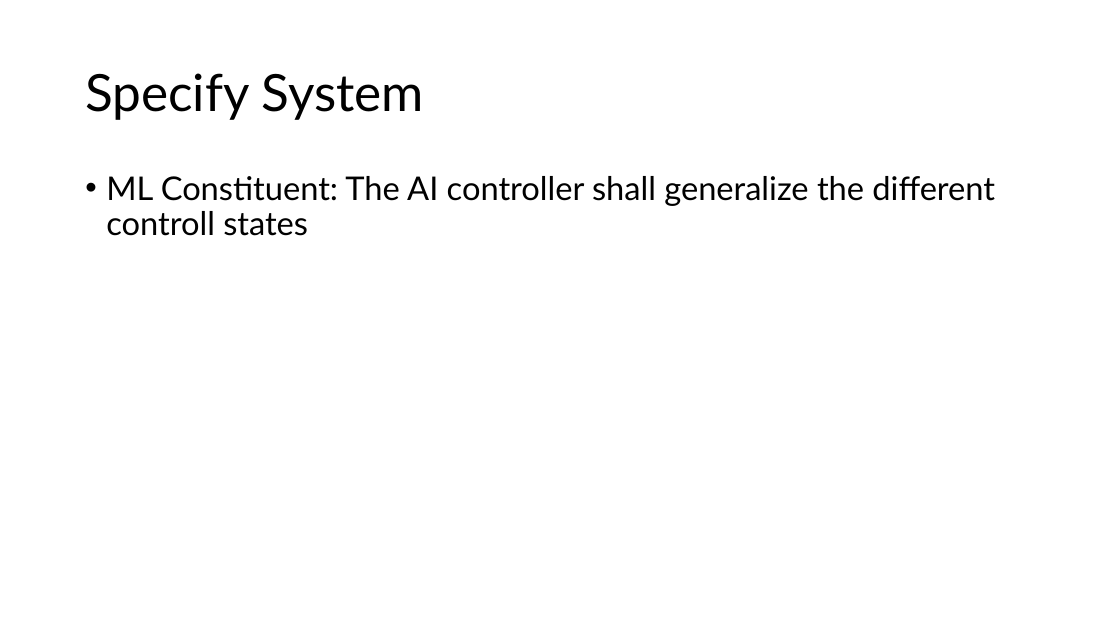
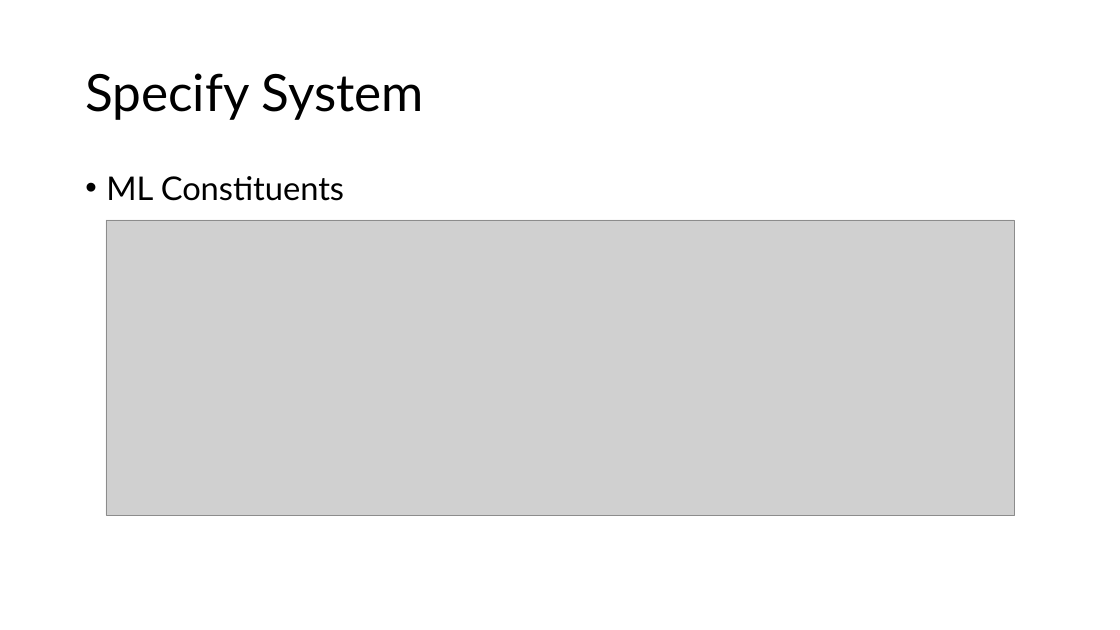
Before and after one commit to Niels149/AIASFault, a slide deck: slide 7 of AIASPres.pptx (slide 8 before the commit). Drawn at 1120x630 pixels with LibreOffice and Linux fonts; fonts in the diff are those of the drawing; grey boxes stand for pictures. Boxes give left, top, right and bottom in pixels: in the first picture for what was removed or moved away, otherwise in the second. Text is boxed around its words. In the diff, an @@ line names an element or a change of style, - is before the commit and + after.

Commit message:
1ste version

```diff
--- a/AIASPres.pptx
+++ b/AIASPres.pptx
@@ text at [106, 176, 344, 201]: text changed @@
-• ML Constituent: The AI controller shall generalize the different controll states
+• ML Constituents
@@ picture added at [106, 220, 1014, 515] @@
```
Also in this commit, not shown: 1 other slide changed, 1 slide added, 3 slides removed.
